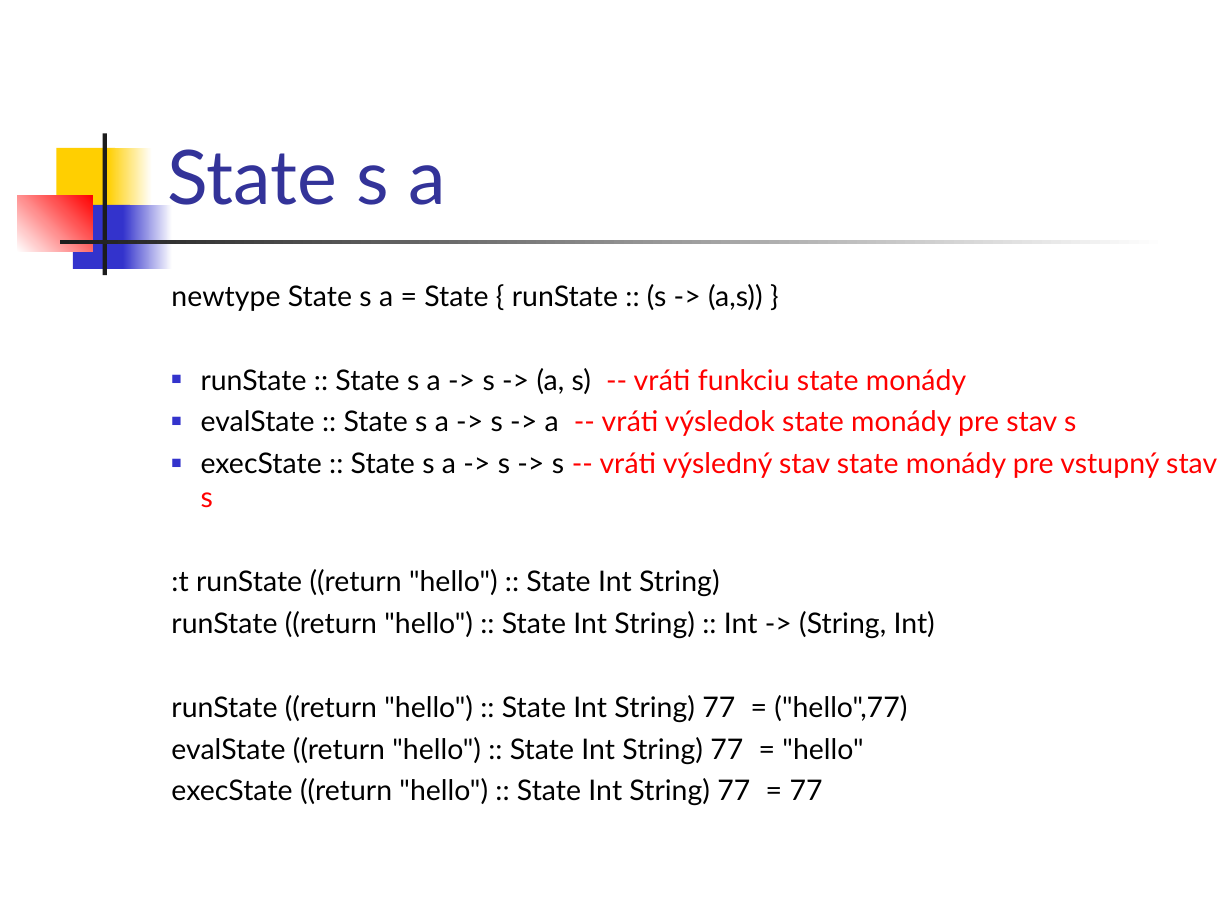
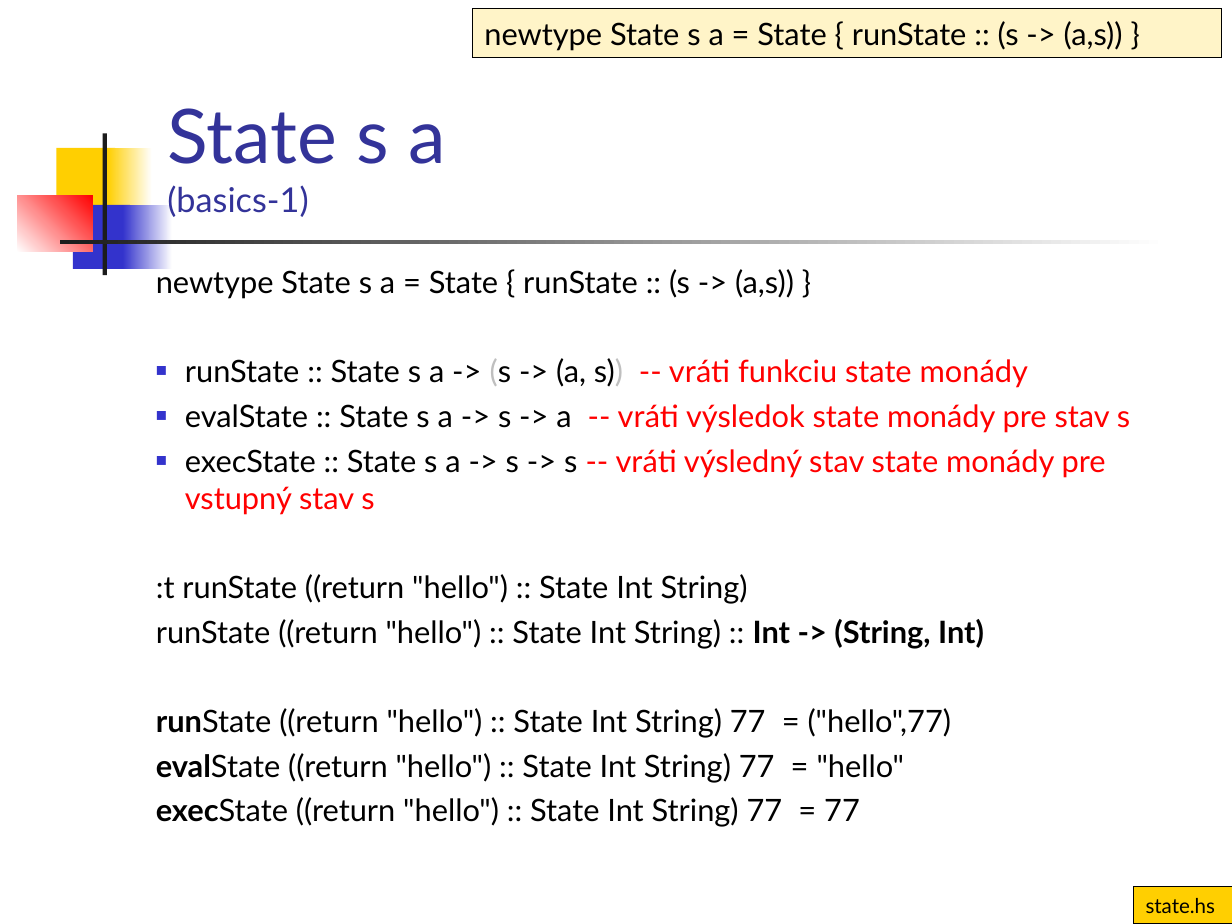
Before and after one commit to Funkcionalne/Prednasky, a slide deck: slide 19 of 13/13_fpro.ppt (slide 3 before the commit). Drawn at 1232x924 pixels with LibreOffice and Linux fonts; fonts in the diff are those of the drawing. Boxes give left, top, right and bottom in pixels: in the first picture for what was removed or moved away, otherwise in the second. Text is boxed around its words. In the diff, an @@ line names an element or a change of style, - is before the commit and + after.

```diff
--- a/13/13_fpro.ppt
+++ b/13/13_fpro.ppt
@@ rectangle added at (472, 9, 1221, 58), fill #FFF4C8, outline #000000 0.74 pt, 18 pt, text #000000 @@
+newtype State s a = State { runState :: (s -> (a,s)) }
@@ title at (167, 108, 445, 217): text changed; size 44 to 20 pt @@
-State s a
+State s a
+(basics-1)
@@ text "newtype State s a = ...": place and size @@
-text "newtype State s a = ..." at (171, 284, 1217, 806)
+text "newtype State s a = ..." at (156, 266, 1130, 827)
@@ text at (156, 266, 1130, 827): size 16.6 to 18 pt in "newtype State s a = State { ...", "evalState :: State s a -> s ...", "execState :: State s a -> s ...", ":t runState ((return "hello") :: State Int ..." and 4 more places; bold on in "Int -> (String, Int)", "runState", "evalState", "execState" @@
@@ text at (185, 358, 1028, 388): text changed; size 16.6 to 18 pt @@
-■ runState :: State s a -> s -> (a, s) -- vráti funkciu state monády
+■ runState :: State s a -> (s -> (a, s)) -- vráti funkciu state monády
@@ rectangle added at (1133, 887, 1232, 924), fill #FFCF01, outline #000000 0.74 pt, 12 pt, text #000000 @@
+state.hs
```
Also in this commit, not shown: 8 other slides changed, 18 slides added, 2 other files.
